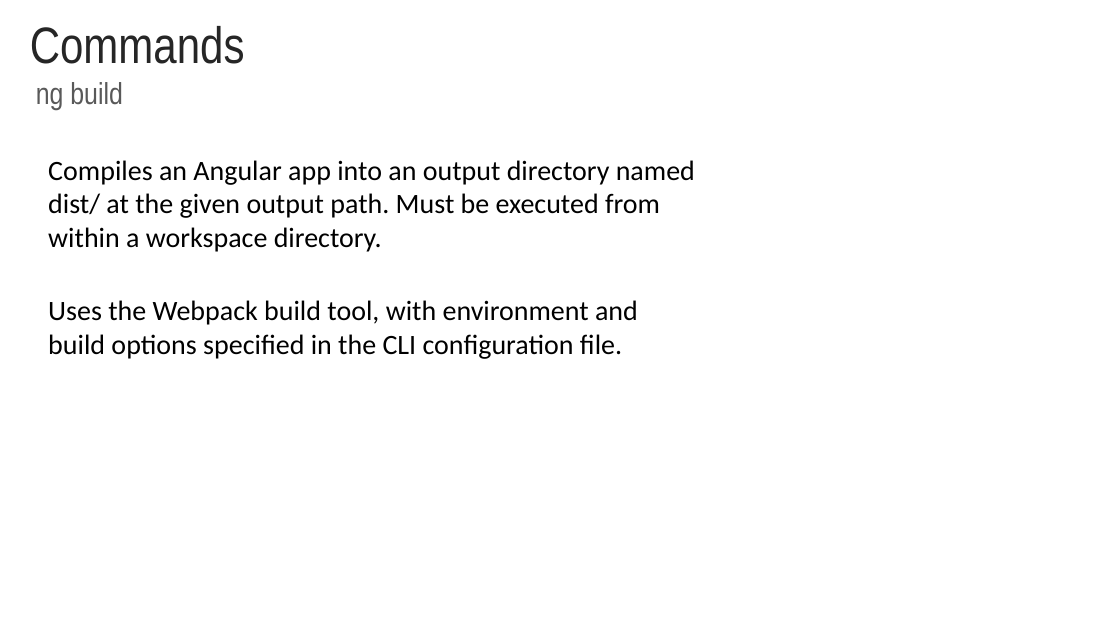
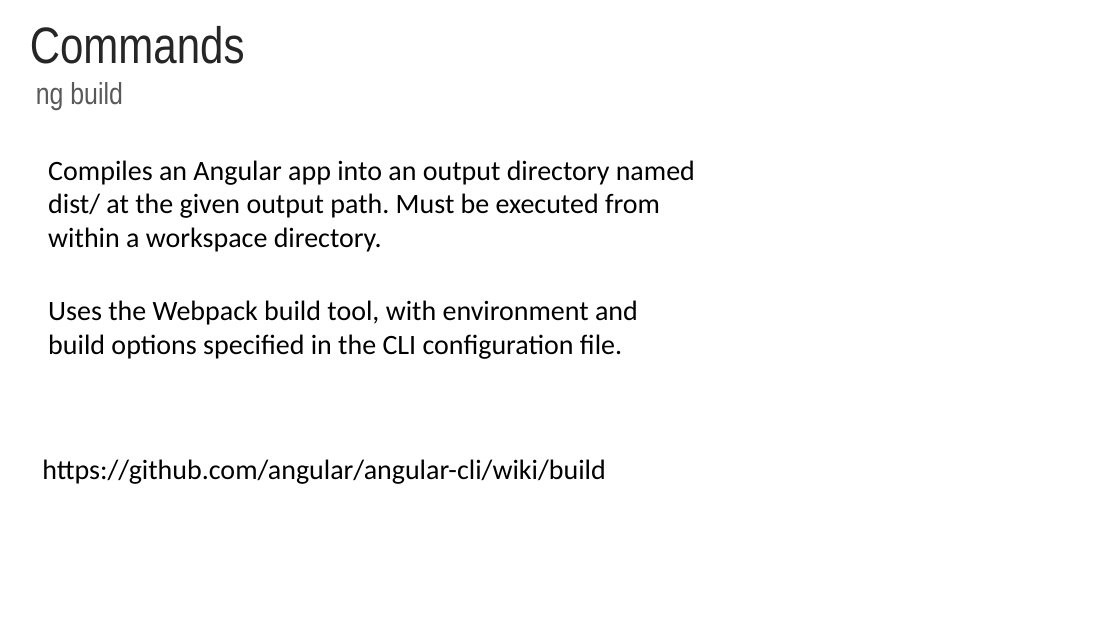
Before and after one commit to rached193/AngularWorkshop-20181116, a slide deck: slide 14 of 02_angular_cli/02_angular_cli.pptx (slide 15 before the commit). Drawn at 1120x630 pixels with LibreOffice and Linux fonts; fonts in the diff are those of the drawing; background and template pictures are left out. Boxes give left, top, right and bottom in pixels: in the first picture for what was removed or moved away, otherwise in the second. Text is boxed around its words. In the diff, an @@ line names an element or a change of style, - is before the commit and + after.

```diff
--- a/02_angular_cli/02_angular_cli.pptx
+++ b/02_angular_cli/02_angular_cli.pptx
@@ text added at (42,459,605,484), 24 pt, text #000000 @@
+https://github.com/angular/angular-cli/wiki/build
```
Also in this commit, not shown: 3 other slides changed, 4 slides added, 5 slides removed, 25 other files.
